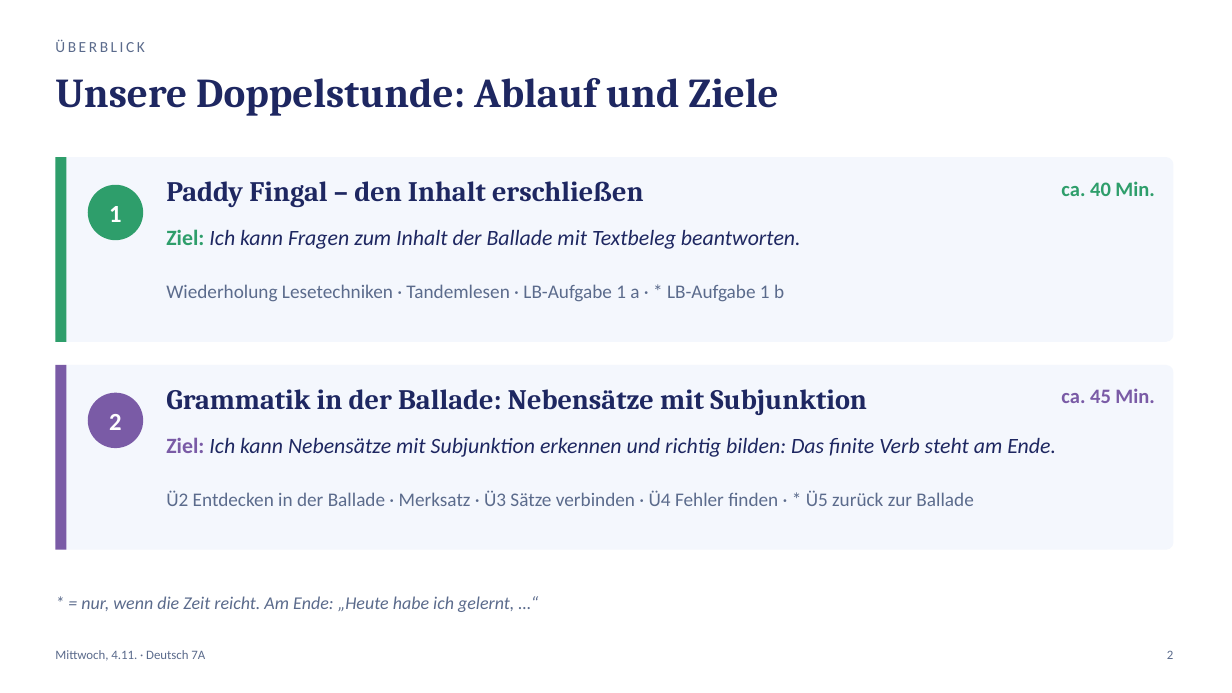
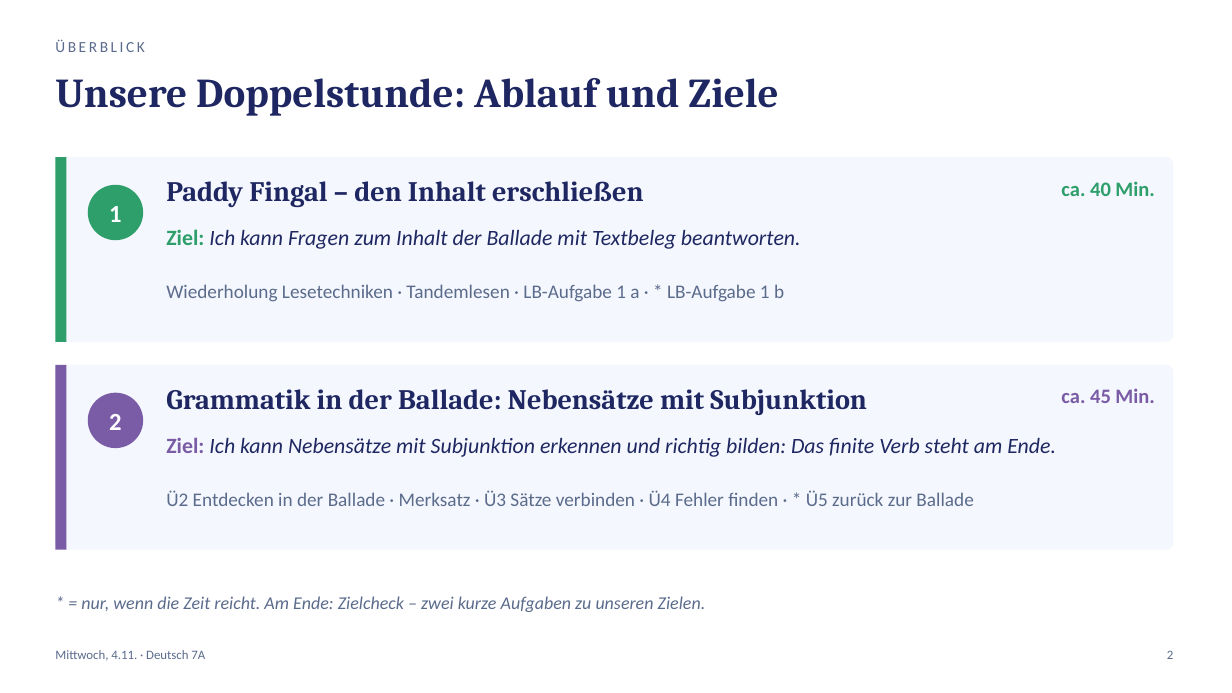
Before and after one commit to golzkonstantin-gif/Schule, a slide deck: slide 2 of Deutsch_7A/Balladen/Woche2/Mittwoch_04-11_Deutsch_7A.pptx. Drawn at 1232x693 pixels with LibreOffice and Linux fonts; fonts in the diff are those of the drawing. Boxes give left, top, right and bottom in pixels: in the first picture for what was removed or moved away, otherwise in the second. Text is boxed around its words. In the diff, an @@ line names an element or a change of style, - is before the commit and + after.

```diff
--- a/Deutsch_7A/Balladen/Woche2/Mittwoch_04-11_Deutsch_7A.pptx
+++ b/Deutsch_7A/Balladen/Woche2/Mittwoch_04-11_Deutsch_7A.pptx
@@ text at [81,596,706,612]: text changed @@
-* = nur, wenn die Zeit reicht. Am Ende: „Heute habe ich gelernt, …“
+* = nur, wenn die Zeit reicht. Am Ende: Zielcheck – zwei kurze Aufgaben zu unseren Zielen.
```
Also in this commit, not shown: 3 slides added, 2 slides removed, 16 other files.
